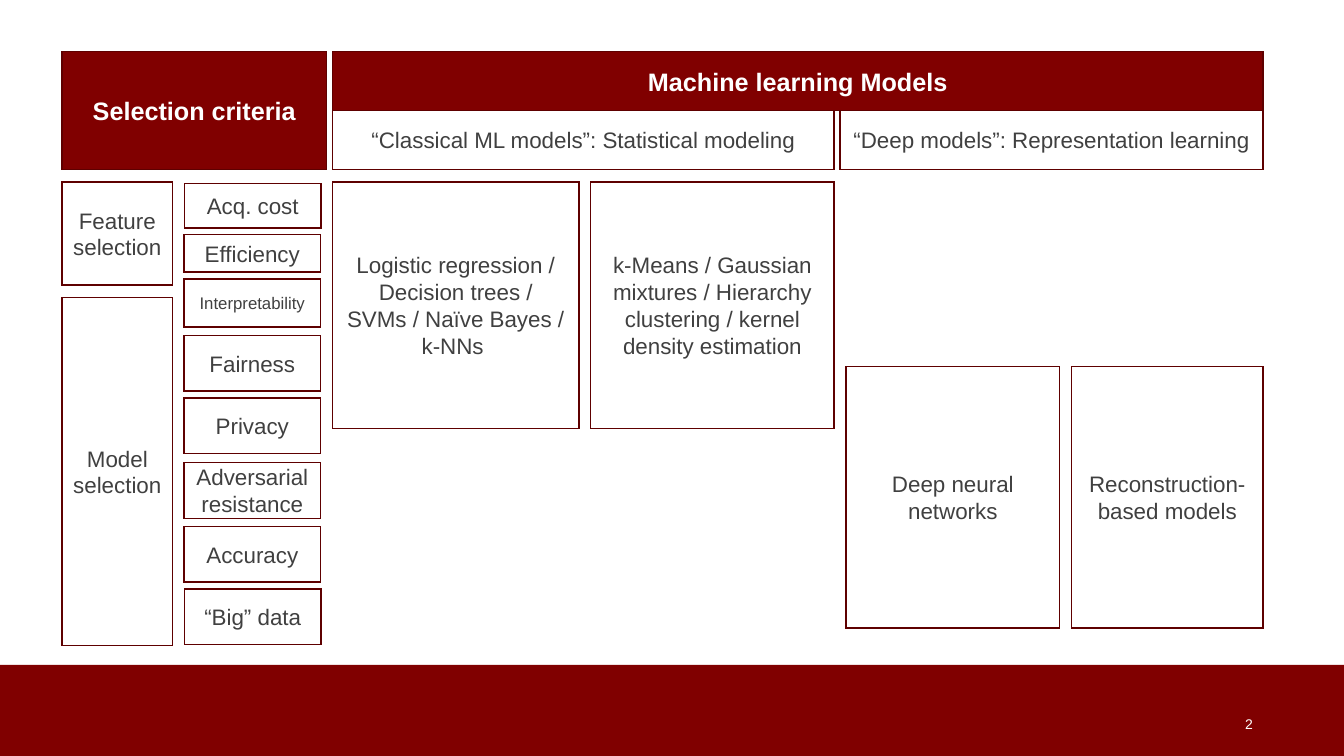
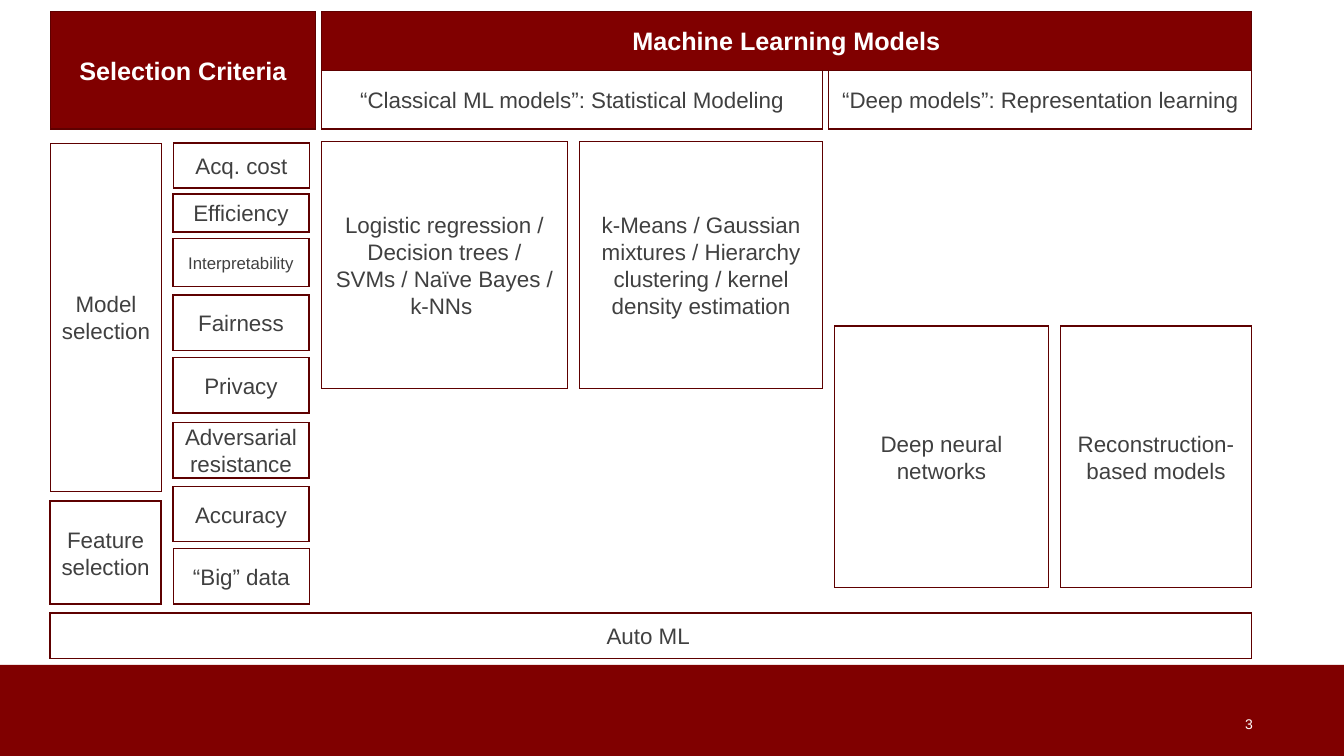
Before and after one commit to noise-lab/ML-Cybersecurity, a slide deck: slide 3 of overview-chart.pptx (slide 2 before the commit). Drawn at 1344x756 pixels with LibreOffice and Linux fonts; fonts in the diff are those of the drawing; background and template pictures are left out. Boxes give left, top, right and bottom in pixels: in the first picture for what was removed or moved away, otherwise in the second. Text is boxed around its words. In the diff, an @@ line names an element or a change of style, - is before the commit and + after.

```diff
--- a/overview-chart.pptx
+++ b/overview-chart.pptx
@@ text in rectangle at <box>632,31,940,56</box>: text changed @@
-Machine learning Models
+Machine Learning Models
@@ text in rectangle at <box>79,61,286,81</box>: text changed @@
-Selection criteria
+Selection Criteria
@@ text in rectangle at <box>360,91,784,113</box>: text changed @@
-“Classical ML models”: Statistical modeling
+“Classical ML models”: Statistical Modeling
@@ rectangle "Model selection": place and size @@
-rectangle "Model selection" at <box>62,297,172,645</box>
+rectangle "Model selection" at <box>50,143,161,491</box>
@@ 10 rectangles: place and size @@
-10 rectangles at <box>62,51,1263,644</box>
+10 rectangles at <box>50,11,1252,604</box>
@@ 6 rectangles: place and size @@
-6 rectangles at <box>185,235,321,582</box>
+6 rectangles at <box>172,195,309,541</box>
@@ rectangle "Feature selection": place and size @@
-rectangle "Feature selection" at <box>62,182,172,285</box>
+rectangle "Feature selection" at <box>50,501,161,604</box>
@@ rectangle added at <box>50,613,1252,658</box>, fill #FFFFFF, outline #5F0000 1 pt, 16 pt, text #404040 @@
+Auto ML
@@ page number at <box>1245,719,1253,729</box>: text changed @@
-2
+3
```
